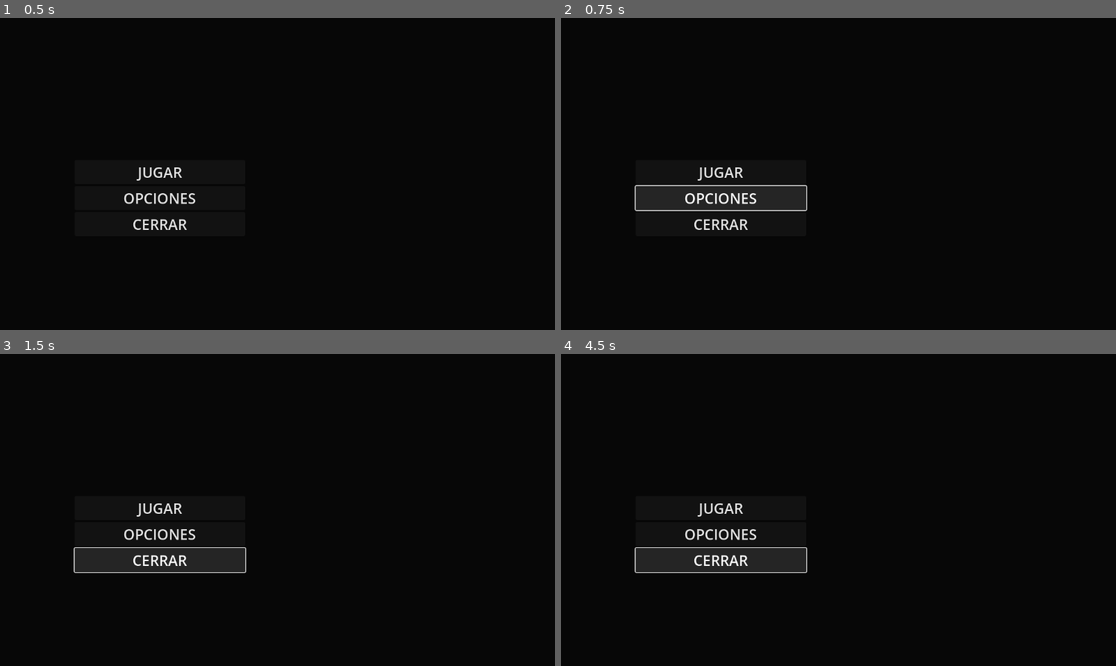
Above: before the commit, frames 1-4 (two rows, left to right).
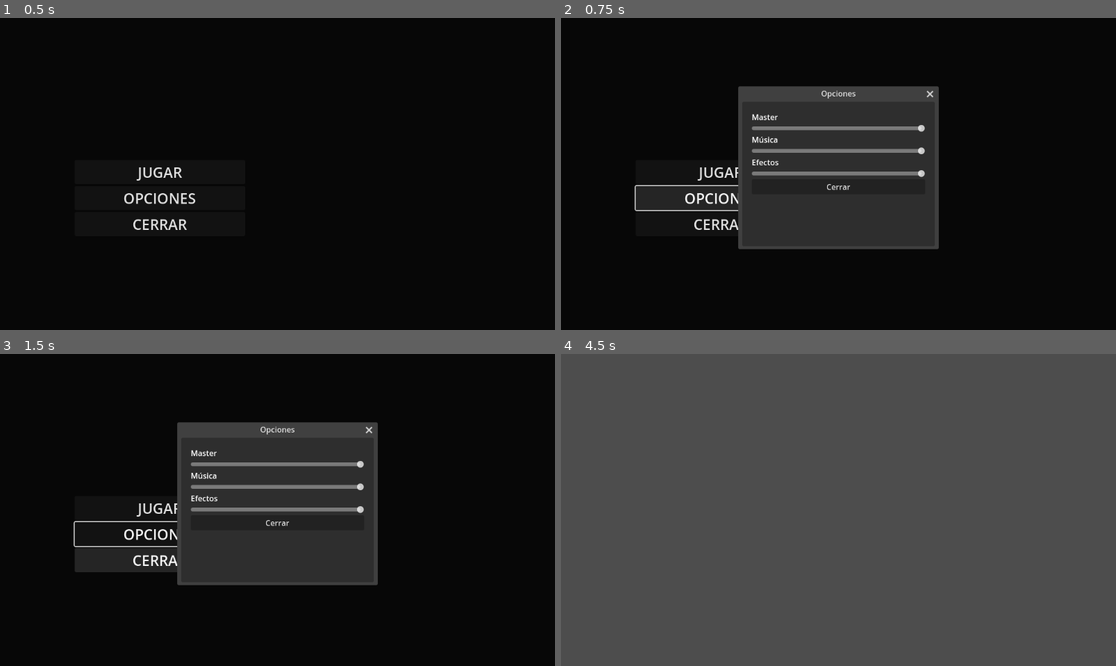
Above: after the commit, the same moments.

Repository: shiarauzo/Lima-game-jam-2026
Game: Godot game, scene res://scenes/main_menu.tscn
The game is run twice, just before and just after one commit, with the same random seed, the same clock (stepped at 60 frames per second) and the same inputs. Before the commit the project starts from res://scenes/firstlevel.tscn.
Inputs (mouse positions are in pixels of both pictures, inside the frame that each line leads up to):
- Up to frame 1 (0.5 s): no input
- Up to frame 2 (0.75 s): click "OPCIONES" at 0.5 s
- Up to frame 3 (1.5 s): click "CERRAR" at 1.25 s
- Up to frame 4 (4.5 s): click (838, 522) at 2 s, where only the run after the commit has a clickable "Cerrar"; click "JUGAR" at 2.75 s; click (721, 506) at 3.5 s, where only the run before the commit has a clickable "JUGAR"; click (721, 559) at 4.25 s, where only the run before the commit has a clickable "CERRAR"

Frame 1 is identical in both runs. In frame 2, 18% of the frame differs, in the area x 31-69%, y 21-75%; in frame 3, 18%; in frame 4, 100%, in the area x 0-100%, y 0-100%.

Commit message:
add buffer for music

Diff:
--- /dev/null
+++ b/default_bus_layout.tres
@@ -0,0 +1,15 @@
+[gd_resource type="AudioBusLayout" load_steps=0 format=3 uid="uid://dh8x7r2k1p5vy"]
+
+[resource]
+bus/1/name = &"Music"
+bus/1/solo = false
+bus/1/mute = false
+bus/1/bypass_fx = false
+bus/1/volume_db = 0.0
+bus/1/send = &"Master"
+bus/2/name = &"SFX"
+bus/2/solo = false
+bus/2/mute = false
+bus/2/bypass_fx = false
+bus/2/volume_db = 0.0
+bus/2/send = &"Master"
--- a/project.godot
+++ b/project.godot
@@ -11,7 +11,7 @@
 [application]
 
 config/name="limagamejam2026"
-run/main_scene="uid://bus2qjgcn4rv0"
+run/main_scene="uid://bmbbsu4qojttx"
 config/features=PackedStringArray("4.4", "GL Compatibility")
 config/icon="res://icon.svg"
 
--- a/scenes/firstlevel.tscn
+++ b/scenes/firstlevel.tscn
@@ -5,31 +5,3 @@
 anchors_preset = 0
 offset_right = 1153.0
 offset_bottom = 647.0
-
-[node name="ColorRect" type="ColorRect" parent="."]
-layout_mode = 0
-offset_right = 1154.0
-offset_bottom = 652.0
-color = Color(0.0295066, 0.0295066, 0.0295066, 1)
-
-[node name="VBoxContainer" type="VBoxContainer" parent="."]
-layout_mode = 0
-offset_left = 155.0
-offset_top = 295.0
-offset_right = 509.0
-offset_bottom = 401.0
-
-[node name="Play" type="Button" parent="VBoxContainer"]
-layout_mode = 2
-theme_override_font_sizes/font_size = 30
-text = "JUGAR"
-
-[node name="Options" type="Button" parent="VBoxContainer"]
-layout_mode = 2
-theme_override_font_sizes/font_size = 30
-text = "OPCIONES"
-
-[node name="Close" type="Button" parent="VBoxContainer"]
-layout_mode = 2
-theme_override_font_sizes/font_size = 30
-text = "CERRAR"
--- a/scenes/main_menu.gd
+++ b/scenes/main_menu.gd
@@ -1,14 +1,28 @@
 extends Control
 
+@onready var play_button = $VBoxContainer/Play
+@onready var options_modal = $OptionsModal
+
+func _ready() -> void:
+	play_button.pressed.connect(_on_play_pressed)
 
 func _on_play_pressed() -> void:
-	pass # Replace with function body.
-
+	get_tree().change_scene_to_file("res://scenes/firstlevel.tscn")
 
 func _on_options_pressed() -> void:
-	pass # Replace with function body.
+	options_modal.popup_centered()
 
+func _on_options_modal_close_requested() -> void:
+	options_modal.hide()
+
+func _on_master_slider_value_changed(value: float) -> void:
+	AudioServer.set_bus_volume_db(AudioServer.get_bus_index("Master"), linear_to_db(value))
+
+func _on_music_slider_value_changed(value: float) -> void:
+	AudioServer.set_bus_volume_db(AudioServer.get_bus_index("Music"), linear_to_db(value))
+
+func _on_sfx_slider_value_changed(value: float) -> void:
+	AudioServer.set_bus_volume_db(AudioServer.get_bus_index("SFX"), linear_to_db(value))
 
 func _on_close_pressed() -> void:
-	print("Close pressed")
 	get_tree().quit()
--- a/scenes/main_menu.tscn
+++ b/scenes/main_menu.tscn
@@ -37,6 +37,71 @@
 theme_override_font_sizes/font_size = 30
 text = "CERRAR"
 
+[node name="OptionsModal" type="Window" parent="."]
+title = "Opciones"
+initial_position = 2
+size = Vector2i(400, 300)
+visible = false
+transient = true
+exclusive = true
+
+[node name="Panel" type="Panel" parent="OptionsModal"]
+anchors_preset = 15
+anchor_right = 1.0
+anchor_bottom = 1.0
+grow_horizontal = 2
+grow_vertical = 2
+
+[node name="VBoxContainer" type="VBoxContainer" parent="OptionsModal"]
+anchors_preset = 15
+anchor_right = 1.0
+anchor_bottom = 1.0
+offset_left = 20.0
+offset_top = 20.0
+offset_right = -20.0
+offset_bottom = -20.0
+grow_horizontal = 2
+grow_vertical = 2
+
+[node name="MasterLabel" type="Label" parent="OptionsModal/VBoxContainer"]
+layout_mode = 2
+text = "Master"
+
+[node name="MasterSlider" type="HSlider" parent="OptionsModal/VBoxContainer"]
+layout_mode = 2
+max_value = 1.0
+step = 0.01
+value = 1.0
+
+[node name="MusicLabel" type="Label" parent="OptionsModal/VBoxContainer"]
+layout_mode = 2
+text = "Música"
+
+[node name="MusicSlider" type="HSlider" parent="OptionsModal/VBoxContainer"]
+layout_mode = 2
+max_value = 1.0
+step = 0.01
+value = 1.0
+
+[node name="SFXLabel" type="Label" parent="OptionsModal/VBoxContainer"]
+layout_mode = 2
+text = "Efectos"
+
+[node name="SFXSlider" type="HSlider" parent="OptionsModal/VBoxContainer"]
+layout_mode = 2
+max_value = 1.0
+step = 0.01
+value = 1.0
+
+[node name="CloseButton" type="Button" parent="OptionsModal/VBoxContainer"]
+layout_mode = 2
+text = "Cerrar"
+
 [connection signal="pressed" from="VBoxContainer/Play" to="." method="_on_play_pressed"]
 [connection signal="pressed" from="VBoxContainer/Options" to="." method="_on_options_pressed"]
 [connection signal="pressed" from="VBoxContainer/Close" to="." method="_on_close_pressed"]
+[connection signal="close_requested" from="OptionsModal" to="." method="_on_options_modal_close_requested"]
+[connection signal="value_changed" from="OptionsModal/VBoxContainer/MasterSlider" to="." method="_on_master_slider_value_changed"]
+[connection signal="value_changed" from="OptionsModal/VBoxContainer/MusicSlider" to="." method="_on_music_slider_value_changed"]
+[connection signal="value_changed" from="OptionsModal/VBoxContainer/SFXSlider" to="." method="_on_sfx_slider_value_changed"]
+[connection signal="pressed" from="OptionsModal/VBoxContainer/CloseButton" to="." method="_on_options_modal_close_requested"]
